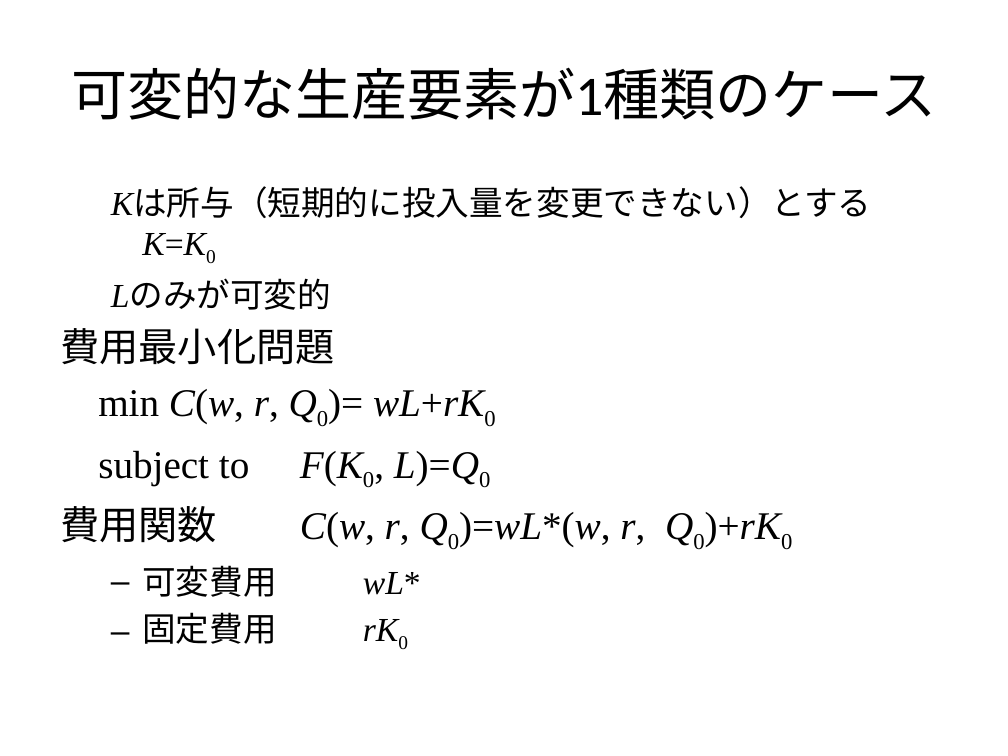
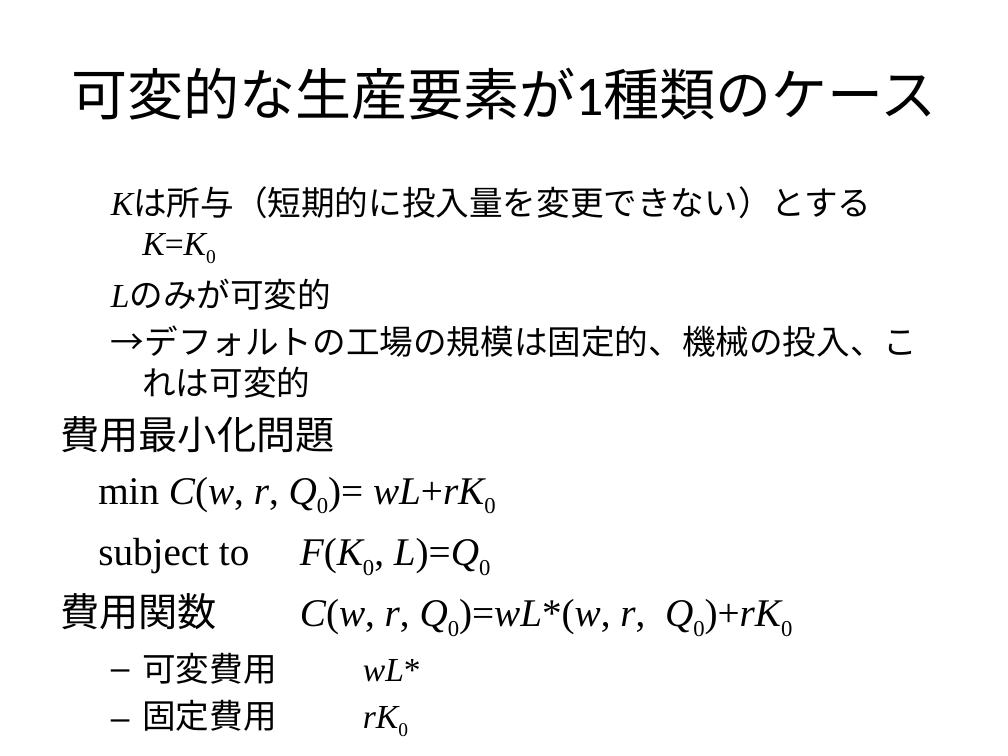
Before and after one commit to h0shihir0/Classes, a slide deck: slide 13 of Economics2/0606Lecture3.pptx. Drawn at 1008x756 pixels with LibreOffice and Linux fonts; fonts in the diff are those of the drawing. Boxes give left, top, right and bottom in pixels: in the first picture for what was removed or moved away, otherwise in the second. Text is boxed around its words. In the diff, an @@ line names an element or a change of style, - is before the commit and + after.

```diff
--- a/Economics2/0606Lecture3.pptx
+++ b/Economics2/0606Lecture3.pptx
@@ text at <box>111,325,917,398</box>: paragraph added @@
+  →デフォルトの工場の規模は固定的、機械の投入、これは可変的
```
Also in this commit, not shown: 7 other slides changed, 9 other files.
